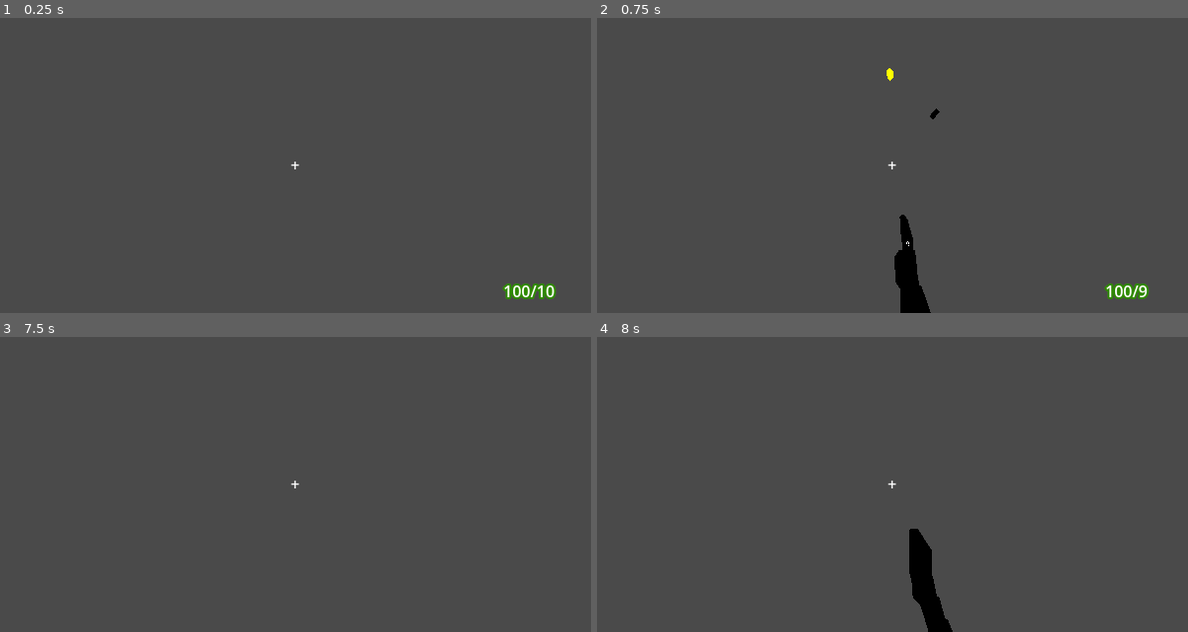
Above: before the commit, frames 1-4 (two rows, left to right).
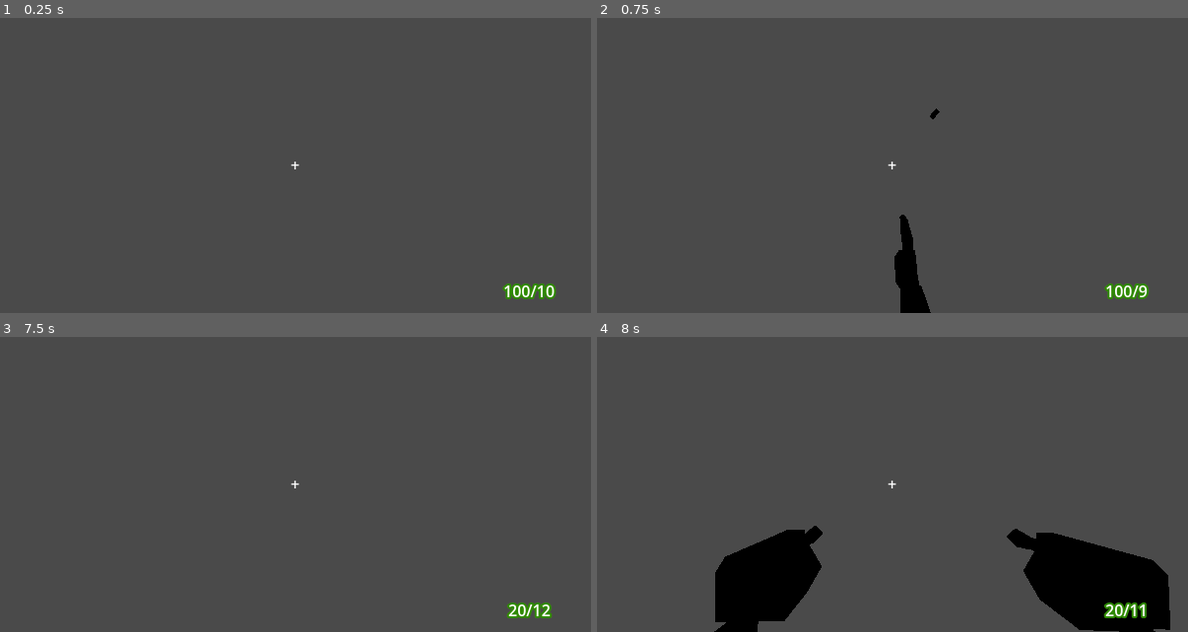
Above: after the commit, the same moments.

Repository: TheoLomeuBraga/kill-the-tower-boss
Game: Godot game, scene res://player/player.tscn
Two runs of this game, one before a commit and one after it. Both use one fixed random seed, a clock stepped at 60 frames per second and the inputs below. The project has no main scene, so this scene is started directly.
Inputs (mouse positions are in pixels of both pictures, inside the frame that each line leads up to):
- Up to frame 1 (0.25 s): no input
- Up to frame 2 (0.75 s): move the mouse to (1022, 150) at 0.52 s; press the mouse at (1022, 150) at 0.53 s; hold D (right) from 0.53 s (still down)
- Up to frame 3 (7.5 s): tap Space (jump) at 0.77, 1.52, 3.02, 3.77, 4.52, 6.02, 6.77 s; move the mouse to (265, 484) at 1.27 s; release D (right) at 1.28 s; release the mouse at (265, 484) at 1.28 s; hold S (back) 1.28-2.03 s; tap W (foward) at 1.35 s; click (265, 484) at 1.55 s; move the mouse to (307, 478) at 2.02 s; press the mouse at (307, 478) at 2.03 s; hold D (right) 2.03-3.53 s; tap E (interact) at 2.1 s; move the mouse to (289, 490) at 2.77 s; release the mouse at (289, 490) at 2.78 s; tap Down (look_down) at 2.85 s; click (289, 490) at 3.05 s; move the mouse to (342, 487) at 3.52 s; press the mouse at (342, 487) at 3.53 s; hold A (left) 3.53-5.03 s; tap Left (look_left) at 3.6 s; tap R (reload) at 4.15 s; move the mouse to (248, 481) at 4.27 s; release the mouse at (248, 481) at 4.28 s; tap Right (look_right) at 4.35 s; click (248, 481) at 4.55 s; move the mouse to (301, 484) at 5.02 s; press the mouse at (301, 484) at 5.03 s; hold S (back) 5.03-5.78 s; tap Up (look_up) at 5.1 s; move the mouse to (271, 478) at 5.77 s; release the mouse at (271, 478) at 5.78 s; hold D (right) from 5.78 s (still down); click (271, 478) at 5.85 s; move the mouse to (325, 484) at 6.52 s; press the mouse at (325, 484) at 6.53 s; tap 1 (wepon_1) at 6.6 s; move the mouse to (265, 484) at 7.27 s; release the mouse at (265, 484) at 7.28 s; tap 2 (wepon_2) at 7.35 s
- Up to frame 4 (8 s): keep holding D (right); tap Space (jump) at 7.52 s; click (862, 484) at 7.55 s

Frame 1 is identical in both runs. In frame 2, less than 0.1% of the frame differs, in the area x 49-53%, y 17-78%; in frame 3, 0.4%; in frame 4, 12%, in the area x 19-97%, y 64-100%.

Commit message:
bug fixes and add shotgun model

Diff:
--- /dev/null
+++ b/levels/test/light_test/light_test.tscn
@@ -0,0 +1,65 @@
+[gd_scene format=3 uid="uid://xvi58scs1mig"]
+
+[ext_resource type="PackedScene" uid="uid://inpkag02fk75" path="res://levels/test/light_test/light_test.glb" id="1_bukon"]
+[ext_resource type="PackedScene" uid="uid://cmovbyta1eiev" path="res://player/player.tscn" id="2_khby8"]
+[ext_resource type="LightmapGIData" uid="uid://v2mxrdhprrs" path="res://levels/test/light_test/light_test.lmbake" id="3_gvt53"]
+[ext_resource type="ArrayOccluder3D" uid="uid://ccg1e2vwxcs8g" path="res://levels/test/light_test/light_test.occ" id="4_53cji"]
+[ext_resource type="Texture2D" uid="uid://c4riej7fk07yb" path="res://icon.svg" id="5_ssg7o"]
+
+[sub_resource type="CameraAttributesPractical" id="CameraAttributesPractical_53cji"]
+
+[sub_resource type="ProceduralSkyMaterial" id="ProceduralSkyMaterial_khby8"]
+ground_energy_multiplier = 0.2
+
+[sub_resource type="Sky" id="Sky_gvt53"]
+sky_material = SubResource("ProceduralSkyMaterial_khby8")
+
+[sub_resource type="Environment" id="Environment_53cji"]
+background_mode = 2
+sky = SubResource("Sky_gvt53")
+
+[node name="light_test" unique_id=1477551872 instance=ExtResource("1_bukon")]
+
+[node name="Cube-col" parent="." index="0" unique_id=762072844]
+cast_shadow = 2
+
+[node name="Sun" parent="." index="1" unique_id=1280448586]
+light_energy = 1.0
+light_bake_mode = 1
+shadow_enabled = true
+
+[node name="Point" parent="." index="2" unique_id=1060283614]
+light_energy = 1.0
+light_bake_mode = 1
+
+[node name="Point_001" parent="." index="3" unique_id=128378864]
+light_energy = 1.0
+light_bake_mode = 1
+shadow_enabled = true
+
+[node name="Point_002" parent="." index="4" unique_id=280392421]
+light_energy = 1.0
+light_bake_mode = 1
+shadow_enabled = true
+
+[node name="Player" parent="." index="5" unique_id=696039800 instance=ExtResource("2_khby8")]
+transform = Transform3D(1, 0, 0, 0, 1, 0, 0, 0, 1, 0, 2, 0)
+
+[node name="LightmapGI" type="LightmapGI" parent="." index="6" unique_id=609325395]
+camera_attributes = SubResource("CameraAttributesPractical_53cji")
+light_data = ExtResource("3_gvt53")
+
+[node name="WorldEnvironment" type="WorldEnvironment" parent="." index="7" unique_id=111792794]
+environment = SubResource("Environment_53cji")
+
+[node name="OccluderInstance3D" type="OccluderInstance3D" parent="." index="8" unique_id=29576085]
+occluder = ExtResource("4_53cji")
+
+[node name="Cube" parent="." index="9" unique_id=894942605]
+cast_shadow = 2
+
+[node name="SpotLight3D" type="SpotLight3D" parent="." index="10" unique_id=1406471891]
+transform = Transform3D(-4.371139e-08, 0, -1, 0, 1, 0, 1, 0, -4.371139e-08, 2, 2, -1)
+light_projector = ExtResource("5_ssg7o")
+shadow_enabled = true
+spot_angle = 20.0
--- a/player/gun_control.gd
+++ b/player/gun_control.gd
@@ -69,6 +69,8 @@
 
 	is_reloading = false
 
+	player_model.gun.abort_shot()
+
 	if ammon_inventory[current_gun.ammon_type] >= current_gun.ammon_capacity:
 		ammon_inventory[current_gun.ammon_type] -= current_gun.ammon_capacity - get_ammon_on_mag(current_gun)
 		set_ammon_on_mag(current_gun,current_gun.ammon_capacity)
@@ -157,7 +159,7 @@
 			projectile.data = inventory[current_gun_id].projectile_info
 			projectile.start()
 
-		player_model.gun.shot = true
+	player_model.gun.shot = true
 
 
 var camera_rots_last_frame : Vector3
@@ -184,8 +186,11 @@
 	can_reload = can_reload and get_ammon_on_mag(current_gun) < current_gun.ammon_capacity
 	can_reload = can_reload and ammon_inventory[current_gun.ammon_type] > 0
 
+
+
 	if not can_reload:
 		return
+
 
 	reload_audio_player.play()
 	player_model.reload()
@@ -224,7 +229,10 @@
 	else:
 		has_ammon = ammon_inventory[current_gun.ammon_type] >= current_gun.ammon_consumption
 
-	if not has_ammon or current_gun.is_automatic and Input.is_action_just_released("shot"):
+	#if  not has_ammon or current_gun.is_automatic and Input.is_action_just_released("shot") or is_reloading:
+	#	player_model.gun.shot = false
+
+	if (current_gun.is_automatic and (not input_shot or not has_ammon)):
 		player_model.gun.shot = false
 
 	if input_shot and can_shot and has_ammon:
@@ -239,6 +247,9 @@
 
 
 
+
+
+
 	if input_shot and can_shot and not has_ammon:
 		reload()
 
--- a/player/guns/akimbo_granade_launcers/granade_launcers_akimbo.tscn
+++ b/player/guns/akimbo_granade_launcers/granade_launcers_akimbo.tscn
@@ -2,8 +2,57 @@
 
 [ext_resource type="PackedScene" uid="uid://bnb75l7l4frap" path="res://player/guns/akimbo_granade_launcers/granade_launcers_akimbo.glb" id="1_pg16n"]
 [ext_resource type="Script" uid="uid://uyx3n3xxv01s" path="res://player/guns/gun_model.gd" id="2_tv3rg"]
-[ext_resource type="AnimationNodeBlendTree" uid="uid://bcrpnapjoti11" path="res://player/guns/gun_animation_tree/gun_blend_tree.tres" id="3_7bo66"]
 [ext_resource type="Script" uid="uid://ckec3yq1gbw7l" path="res://player/guns/gun_animation_tree/guns_animation_tree.gd" id="3_u4jqj"]
+
+[sub_resource type="AnimationNodeAdd2" id="AnimationNodeAdd2_70rjn"]
+
+[sub_resource type="AnimationNodeAnimation" id="AnimationNodeAnimation_dg4nr"]
+animation = &"shot"
+
+[sub_resource type="AnimationNodeAnimation" id="AnimationNodeAnimation_5i0yt"]
+animation = &"shot_2"
+
+[sub_resource type="AnimationNodeAnimation" id="AnimationNodeAnimation_8dn23"]
+animation = &"none"
+
+[sub_resource type="AnimationNodeAnimation" id="AnimationNodeAnimation_y2n1q"]
+animation = &"none"
+
+[sub_resource type="AnimationNodeOneShot" id="AnimationNodeOneShot_8g1my"]
+fadein_time = 0.1
+fadeout_time = 0.1
+
+[sub_resource type="AnimationNodeAnimation" id="AnimationNodeAnimation_md8bu"]
+animation = &"reload"
+
+[sub_resource type="AnimationNodeOneShot" id="AnimationNodeOneShot_4m1l7"]
+fadein_time = 0.1
+fadeout_time = 0.1
+
+[sub_resource type="AnimationNodeOneShot" id="AnimationNodeOneShot_2kqyo"]
+fadein_time = 0.1
+fadeout_time = 0.1
+
+[sub_resource type="AnimationNodeBlendTree" id="AnimationNodeBlendTree_ogtrn"]
+nodes/idle/node = SubResource("AnimationNodeAnimation_8dn23")
+nodes/idle/position = Vector2(-1240, 100)
+nodes/shot_1/node = SubResource("AnimationNodeOneShot_4m1l7")
+nodes/shot_1/position = Vector2(-920, 200)
+nodes/animation_shot_1/node = SubResource("AnimationNodeAnimation_dg4nr")
+nodes/animation_shot_1/position = Vector2(-1320, 360)
+nodes/Add2/node = SubResource("AnimationNodeAdd2_70rjn")
+nodes/Add2/position = Vector2(-380, 140)
+nodes/idle_2/node = SubResource("AnimationNodeAnimation_y2n1q")
+nodes/idle_2/position = Vector2(-1320, 560)
+nodes/shot_2/node = SubResource("AnimationNodeOneShot_2kqyo")
+nodes/shot_2/position = Vector2(-920, 540)
+nodes/animation_shot_2/node = SubResource("AnimationNodeAnimation_5i0yt")
+nodes/animation_shot_2/position = Vector2(-1260, 760)
+nodes/reload/node = SubResource("AnimationNodeAnimation_md8bu")
+nodes/reload/position = Vector2(-200, 340)
+nodes/play_reload/node = SubResource("AnimationNodeOneShot_8g1my")
+nodes/play_reload/position = Vector2(40, 180)
+node_connections = [&"output", 0, &"play_reload", &"shot_1", 0, &"idle", &"shot_1", 1, &"animation_shot_1", &"Add2", 0, &"shot_1", &"Add2", 1, &"shot_2", &"shot_2", 0, &"idle_2", &"shot_2", 1, &"animation_shot_2", &"play_reload", 0, &"Add2", &"play_reload", 1, &"reload"]
 
 [node name="granade_launcers_akimbo" unique_id=327965719 node_paths=PackedStringArray("gun", "muzles", "arm_l", "pole_l", "hand_l", "arm_r", "pole_r", "hand_r", "gun_animation_tree") instance=ExtResource("1_pg16n")]
 script = ExtResource("2_tv3rg")
@@ -18,43 +67,44 @@
 gun_animation_tree = NodePath("GunsAnimationTree")
 is_akimbo = true
 
-[node name="Skeleton3D" parent="Armature" parent_id_path=PackedInt32Array(2083992733) index="0" unique_id=332869154]
-bones/0/position = Vector3(-0.41842175, -0.028514788, -0.07547617)
-bones/0/rotation = Quaternion(0.7071068, -6.43441e-07, -6.43441e-07, 0.7071068)
+[node name="Skeleton3D" parent="Armature" parent_id_path=PackedInt32Array(597457417) index="0" unique_id=352069182]
+bones/0/position = Vector3(-0.41842175, -0.028514786, -0.07660336)
+bones/0/rotation = Quaternion(0.70796907, 7.816464e-05, 0.0006628291, 0.70624316)
+bones/1/rotation = Quaternion(6.4049455e-10, 0.24012047, -3.627575e-10, 0.9707432)
 bones/2/position = Vector3(0.41842175, -0.028514788, -0.07547617)
-bones/2/rotation = Quaternion(0.7071068, -8.120285e-07, -8.120285e-07, 0.7071068)
+bones/2/rotation = Quaternion(0.7071068, -8.120284e-07, -8.120284e-07, 0.7071068)
 
-[node name="cilinder_r" parent="Armature/Skeleton3D" index="0" unique_id=753778420]
-transform = Transform3D(1, 0, -3.1868644e-06, -3.1868644e-06, 0, -1, 0, 1, 0, -0.41842175, 0.028514788, 0.017202497)
+[node name="cilinder_r" parent="Armature/Skeleton3D" index="0" unique_id=1324811062]
+transform = Transform3D(0.88419455, -0.0008255597, 0.46711808, 0.46711507, -0.0024412882, -0.8841932, 0.0018703389, 0.9999967, -0.0017729707, -0.41855818, 0.028288333, 0.016214177)
 
-[node name="Cylinder" parent="Armature/Skeleton3D/cilinder_r" index="0" unique_id=1025783081]
+[node name="Cylinder" parent="Armature/Skeleton3D/cilinder_r" index="0" unique_id=866174810]
 cast_shadow = 0
 
-[node name="gun_r" parent="Armature/Skeleton3D" index="1" unique_id=1752738562]
-transform = Transform3D(1, 0, -1.819926e-06, -1.819926e-06, 0, -1, 0, 1, 0, -0.41842175, -0.028514788, -0.07547617)
+[node name="gun_r" parent="Armature/Skeleton3D" index="1" unique_id=1207625852]
+transform = Transform3D(0.9999991, -0.0008255607, 0.0010489314, 0.0010469133, -0.002441287, -0.9999965, 0.0008281185, 0.9999967, -0.0024404526, -0.41842175, -0.028514786, -0.07660336)
 
-[node name="Cube" parent="Armature/Skeleton3D/gun_r" index="0" unique_id=818781872]
+[node name="Cube" parent="Armature/Skeleton3D/gun_r" index="0" unique_id=992916827]
 cast_shadow = 0
 
-[node name="cilinder_l" parent="Armature/Skeleton3D" index="2" unique_id=948679894]
+[node name="cilinder_l" parent="Armature/Skeleton3D" index="2" unique_id=391305295]
 transform = Transform3D(1, 0, 1.7563527e-06, 1.7563527e-06, 0, -1, 0, 1, 0, 0.41842175, 0.028514788, 0.017202497)
 
-[node name="Cylinder_001" parent="Armature/Skeleton3D/cilinder_l" index="0" unique_id=827810438]
+[node name="Cylinder_001" parent="Armature/Skeleton3D/cilinder_l" index="0" unique_id=137614480]
 cast_shadow = 0
 
-[node name="gun_l" parent="Armature/Skeleton3D" index="3" unique_id=616160378]
+[node name="gun_l" parent="Armature/Skeleton3D" index="3" unique_id=795890067]
 transform = Transform3D(1, 0, -2.2967631e-06, -2.2967631e-06, 0, -1, 0, 1, 0, 0.41842175, -0.028514788, -0.07547617)
 
-[node name="Cube_001" parent="Armature/Skeleton3D/gun_l" index="0" unique_id=2120772058]
+[node name="Cube_001" parent="Armature/Skeleton3D/gun_l" index="0" unique_id=1636763598]
 cast_shadow = 0
 
-[node name="AnimationPlayer" parent="." index="5" unique_id=1117167848]
+[node name="AnimationPlayer" parent="." index="5" unique_id=173435725]
 speed_scale = 1.2
 
 [node name="GunsAnimationTree" type="AnimationTree" parent="." index="6" unique_id=1886275062]
-tree_root = ExtResource("3_7bo66")
+tree_root = SubResource("AnimationNodeBlendTree_ogtrn")
 anim_player = NodePath("../AnimationPlayer")
-parameters/shot_1/active = false
+parameters/shot_1/active = true
 parameters/shot_1/internal_active = false
 parameters/shot_1/request = 0
 parameters/Add2/add_amount = 1.0
--- a/player/guns/gun_animation_tree/gun_blend_tree.tres
+++ b/player/guns/gun_animation_tree/gun_blend_tree.tres
@@ -30,7 +30,6 @@
 fadeout_time = 0.1
 
 [resource]
-graph_offset = Vector2(-827.1712, 76.69975)
 nodes/idle/node = SubResource("AnimationNodeAnimation_8dn23")
 nodes/idle/position = Vector2(-1240, 100)
 nodes/shot_1/node = SubResource("AnimationNodeOneShot_4m1l7")
--- a/player/guns/gun_animation_tree/guns_animation_tree.gd
+++ b/player/guns/gun_animation_tree/guns_animation_tree.gd
@@ -1,3 +1,4 @@
+@tool
 extends AnimationTree
 class_name GunsAnimationTree
 
@@ -17,6 +18,10 @@
 func shot_2() -> void:
 	set("parameters/shot_2/request",AnimationNodeOneShot.ONE_SHOT_REQUEST_FIRE)
 
+func abort_shot() -> void:
+	set("parameters/shot_1/request",AnimationNodeOneShot.ONE_SHOT_REQUEST_ABORT)
+	set("parameters/shot_2/request",AnimationNodeOneShot.ONE_SHOT_REQUEST_ABORT)
+
 func stop_shot() -> void:
 	set("parameters/shot_1/request",AnimationNodeOneShot.ONE_SHOT_REQUEST_FADE_OUT)
 	set("parameters/shot_2/request",AnimationNodeOneShot.ONE_SHOT_REQUEST_FADE_OUT)
--- a/player/guns/gun_model.gd
+++ b/player/guns/gun_model.gd
@@ -44,6 +44,10 @@
 			[gun_animation_tree.shot,gun_animation_tree.shot_2][shot_animation_id].call()
 	else:
 		gun_animation_tree.shot()
+
+func abort_shot() -> void:
+	gun_animation_tree.abort_shot()
+
 
 @export var shot : bool :
 	set(value):
--- a/player/guns/pistol/pistol.tscn
+++ b/player/guns/pistol/pistol.tscn
@@ -23,7 +23,7 @@
 radial_segments = 4
 rings = 0
 
-[node name="pistol" unique_id=1010539335 node_paths=PackedStringArray("gun", "muzles", "arm_l", "pole_l", "hand_l", "arm_r", "pole_r", "hand_r", "gun_animation_tree", "case_ejectors", "labels") instance=ExtResource("1_6becj")]
+[node name="pistol" unique_id=1010539335 node_paths=PackedStringArray("gun", "muzles", "arm_l", "pole_l", "hand_l", "arm_r", "pole_r", "hand_r", "gun_animation_tree", "case_ejectors") instance=ExtResource("1_6becj")]
 script = ExtResource("2_xco6c")
 gun = NodePath("Armature/Skeleton3D")
 muzles = [NodePath("Armature/Skeleton3D/Bone/Cube/muzle")]
@@ -35,7 +35,6 @@
 hand_r = NodePath("Armature/Skeleton3D/Bone/hand_r")
 gun_animation_tree = NodePath("GunsAnimationTree")
 case_ejectors = [NodePath("Armature/Skeleton3D/Bone_001/GPUParticles3D")]
-labels = [NodePath("Armature/Skeleton3D/Bone_001/Cube_001/Label3D")]
 display_text = "22"
 
 [node name="Skeleton3D" parent="Armature" parent_id_path=PackedInt32Array(1113298282) index="0" unique_id=750741924]
@@ -47,12 +46,6 @@
 
 [node name="Cube_001" parent="Armature/Skeleton3D/Bone_001" index="0" unique_id=1780161498]
 cast_shadow = 0
-
-[node name="Label3D" type="Label3D" parent="Armature/Skeleton3D/Bone_001/Cube_001" index="0" unique_id=1241511390]
-transform = Transform3D(-1, -2.6117693e-13, -8.742278e-08, -5.2200075e-09, 0.99821556, 0.05970695, 8.726676e-08, 0.05970695, -0.99821556, -1.2398048e-14, 0.08794971, -0.014123712)
-pixel_size = 0.0005
-texture_filter = 0
-text = "22"
 
 [node name="GPUParticles3D" type="GPUParticles3D" parent="Armature/Skeleton3D/Bone_001" index="1" unique_id=1415065494]
 transform = Transform3D(1, 4.2351647e-22, -1.4210855e-14, 2.3716923e-20, 0.9999997, 1.4210855e-14, 7.1054274e-14, -1.4210855e-14, 0.9999997, 8.881784e-16, 0.023, -0.010000005)
--- /dev/null
+++ b/player/guns/shotgun/shotgun.tscn
@@ -0,0 +1,112 @@
+[gd_scene format=3 uid="uid://doeh3jwlr13lx"]
+
+[ext_resource type="PackedScene" uid="uid://cqn0ohvcil6c" path="res://player/guns/shotgun/shotgun.glb" id="1_fcbnd"]
+[ext_resource type="Script" uid="uid://uyx3n3xxv01s" path="res://player/guns/gun_model.gd" id="2_dv8k5"]
+[ext_resource type="Script" uid="uid://ckec3yq1gbw7l" path="res://player/guns/gun_animation_tree/guns_animation_tree.gd" id="3_tbi17"]
+
+[sub_resource type="AnimationNodeAdd2" id="AnimationNodeAdd2_70rjn"]
+
+[sub_resource type="AnimationNodeAnimation" id="AnimationNodeAnimation_dg4nr"]
+animation = &"shot"
+
+[sub_resource type="AnimationNodeAnimation" id="AnimationNodeAnimation_5i0yt"]
+animation = &"shot_2"
+
+[sub_resource type="AnimationNodeAnimation" id="AnimationNodeAnimation_8dn23"]
+animation = &"none"
+
+[sub_resource type="AnimationNodeAnimation" id="AnimationNodeAnimation_y2n1q"]
+animation = &"none"
+
+[sub_resource type="AnimationNodeOneShot" id="AnimationNodeOneShot_8g1my"]
+fadein_time = 0.1
+fadeout_time = 0.1
+
+[sub_resource type="AnimationNodeAnimation" id="AnimationNodeAnimation_md8bu"]
+animation = &"reload"
+
+[sub_resource type="AnimationNodeOneShot" id="AnimationNodeOneShot_4m1l7"]
+fadein_time = 0.1
+fadeout_time = 0.1
+
+[sub_resource type="AnimationNodeOneShot" id="AnimationNodeOneShot_2kqyo"]
+fadein_time = 0.1
+fadeout_time = 0.1
+
+[sub_resource type="AnimationNodeBlendTree" id="AnimationNodeBlendTree_tbi17"]
+graph_offset = Vector2(-955.09344, 45.08098)
+nodes/idle/node = SubResource("AnimationNodeAnimation_8dn23")
+nodes/idle/position = Vector2(-1240, 100)
+nodes/shot_1/node = SubResource("AnimationNodeOneShot_4m1l7")
+nodes/shot_1/position = Vector2(-920, 200)
+nodes/animation_shot_1/node = SubResource("AnimationNodeAnimation_dg4nr")
+nodes/animation_shot_1/position = Vector2(-1320, 360)
+nodes/Add2/node = SubResource("AnimationNodeAdd2_70rjn")
+nodes/Add2/position = Vector2(-380, 140)
+nodes/idle_2/node = SubResource("AnimationNodeAnimation_y2n1q")
+nodes/idle_2/position = Vector2(-1320, 560)
+nodes/shot_2/node = SubResource("AnimationNodeOneShot_2kqyo")
+nodes/shot_2/position = Vector2(-920, 540)
+nodes/animation_shot_2/node = SubResource("AnimationNodeAnimation_5i0yt")
+nodes/animation_shot_2/position = Vector2(-1260, 760)
+nodes/reload/node = SubResource("AnimationNodeAnimation_md8bu")
+nodes/reload/position = Vector2(-200, 340)
+nodes/play_reload/node = SubResource("AnimationNodeOneShot_8g1my")
+nodes/play_reload/position = Vector2(40, 180)
+node_connections = [&"output", 0, &"play_reload", &"shot_1", 0, &"idle", &"shot_1", 1, &"animation_shot_1", &"Add2", 0, &"shot_1", &"Add2", 1, &"shot_2", &"shot_2", 0, &"idle_2", &"shot_2", 1, &"animation_shot_2", &"play_reload", 0, &"Add2", &"play_reload", 1, &"reload"]
+
+[node name="shotgun" unique_id=943880426 node_paths=PackedStringArray("gun", "muzles", "arm_l", "pole_l", "hand_l", "arm_r", "pole_r", "hand_r", "gun_animation_tree") instance=ExtResource("1_fcbnd")]
+script = ExtResource("2_dv8k5")
+gun = NodePath("Armature/Skeleton3D")
+muzles = [NodePath("Armature/Skeleton3D/Bone/muzle_l"), NodePath("Armature/Skeleton3D/Bone/muzle_r")]
+arm_l = NodePath("arm_l")
+pole_l = NodePath("pole_l")
+hand_l = NodePath("Armature/Skeleton3D/Bone_001/hand_l")
+arm_r = NodePath("arm_r")
+pole_r = NodePath("pole_r")
+hand_r = NodePath("Armature/Skeleton3D/Bone/hand_r")
+gun_animation_tree = NodePath("GunsAnimationTree")
+
+[node name="Skeleton3D" parent="Armature" parent_id_path=PackedInt32Array(1045185307) index="0" unique_id=705818420]
+bones/0/rotation = Quaternion(0.7071068, -8.9632215e-07, -8.9632215e-07, 0.7071068)
+bones/1/position = Vector3(1.6307048e-08, 0.3, 7.648827e-10)
+
+[node name="Bone_001" parent="Armature/Skeleton3D" index="0" unique_id=1119037456]
+transform = Transform3D(-3.5763472e-07, 0.9999999, 9.094947e-13, -2.7100268e-06, 0, -1, -0.9999999, -3.5762784e-07, 2.710027e-06, -0.24999999, -0.109644085, 0.21999085)
+
+[node name="Cube_002" parent="Armature/Skeleton3D/Bone_001" index="0" unique_id=1809182060]
+cast_shadow = 0
+
+[node name="Bone" parent="Armature/Skeleton3D" index="1" unique_id=1463409397]
+transform = Transform3D(1, 0, -2.5351817e-06, -2.5351817e-06, 0, -1, 0, 1, 0, -0.25, -0.109644085, -0.08000916)
+
+[node name="Cube" parent="Armature/Skeleton3D/Bone" index="0" unique_id=561083512]
+cast_shadow = 0
+
+[node name="Cube_001" parent="Armature/Skeleton3D/Bone" index="1" unique_id=1101760352]
+cast_shadow = 0
+
+[node name="Cube_003" parent="Armature/Skeleton3D/Bone" index="2" unique_id=2119392461]
+cast_shadow = 0
+
+[node name="Cylinder" parent="Armature/Skeleton3D/Bone" index="3" unique_id=1269954421]
+cast_shadow = 0
+
+[node name="Cylinder_001" parent="Armature/Skeleton3D/Bone" index="4" unique_id=1744141482]
+cast_shadow = 0
+
+[node name="GunsAnimationTree" type="AnimationTree" parent="." index="6" unique_id=628239992]
+tree_root = SubResource("AnimationNodeBlendTree_tbi17")
+anim_player = NodePath("../AnimationPlayer")
+parameters/shot_1/active = false
+parameters/shot_1/internal_active = false
+parameters/shot_1/request = 0
+parameters/Add2/add_amount = 1.0
+parameters/shot_2/active = false
+parameters/shot_2/internal_active = false
+parameters/shot_2/request = 0
+parameters/play_reload/active = false
+parameters/play_reload/internal_active = false
+parameters/play_reload/request = 0
+script = ExtResource("3_tbi17")
+metadata/_custom_type_script = "uid://ckec3yq1gbw7l"
--- a/player/player.tscn
+++ b/player/player.tscn
@@ -7,6 +7,7 @@
 [ext_resource type="PackedScene" uid="uid://crso5fe0i24ix" path="res://player/projectiles/generic_bullet.tscn" id="4_2ieo8"]
 [ext_resource type="PackedScene" uid="uid://1uip5jk8ugjy" path="res://player/guns/pistol/pistol.tscn" id="4_32hag"]
 [ext_resource type="Script" uid="uid://dsfbwvui8fvt4" path="res://scripts/projectile_info.gd" id="4_qjkh3"]
+[ext_resource type="PackedScene" uid="uid://doeh3jwlr13lx" path="res://player/guns/shotgun/shotgun.tscn" id="4_tqiix"]
 [ext_resource type="AudioStream" uid="uid://dlgp237s5uome" path="res://sfx/reload_place_holder.wav" id="5_hg6s5"]
 [ext_resource type="PackedScene" uid="uid://ba1mcyj3x0ipw" path="res://vfx/particles/generic_muzle_flash.tscn" id="5_rgyib"]
 [ext_resource type="Script" uid="uid://u7trxdlheisb" path="res://scripts/stats.gd" id="6_g6k8r"]
@@ -27,10 +28,8 @@
 [sub_resource type="Resource" id="Resource_boad6"]
 script = ExtResource("4_qjkh3")
 damage = 10
-speed = 20.0
-model = ExtResource("4_2ieo8")
+model = ExtResource("14_e7oew")
 collision_shape = SubResource("SphereShape3D_yllr7")
-ricochet = 1
 metadata/_custom_type_script = "uid://dsfbwvui8fvt4"
 
 [sub_resource type="Resource" id="Resource_rgyib"]
@@ -43,12 +42,6 @@
 projectile_info = SubResource("Resource_boad6")
 spawn_effect = ExtResource("5_rgyib")
 ammon_type = 1
-metadata/_custom_type_script = "uid://5ihhl4vr45q5"
-
-[sub_resource type="Resource" id="Resource_hg6s5"]
-script = ExtResource("3_qjkh3")
-model = ExtResource("9_tqiix")
-special_type = 1
 metadata/_custom_type_script = "uid://5ihhl4vr45q5"
 
 [sub_resource type="SphereShape3D" id="SphereShape3D_kb6p2"]
@@ -103,6 +96,25 @@
 ammon_type = 1
 metadata/_custom_type_script = "uid://5ihhl4vr45q5"
 
+[sub_resource type="Resource" id="Resource_65viv"]
+script = ExtResource("3_qjkh3")
+model = ExtResource("4_tqiix")
+ammon_capacity = 2
+reload_audio = ExtResource("5_hg6s5")
+bullets_per_shot = 10
+fire_rate = 0.1
+spread = 0.1
+projectile_info = SubResource("Resource_boad6")
+spawn_effect = ExtResource("5_rgyib")
+ammon_type = 3
+metadata/_custom_type_script = "uid://5ihhl4vr45q5"
+
+[sub_resource type="Resource" id="Resource_hg6s5"]
+script = ExtResource("3_qjkh3")
+model = ExtResource("9_tqiix")
+special_type = 1
+metadata/_custom_type_script = "uid://5ihhl4vr45q5"
+
 [sub_resource type="StandardMaterial3D" id="StandardMaterial3D_qjkh3"]
 albedo_color = Color(0.0885599, 0.0885599, 0.0885599, 1)
 
@@ -137,7 +149,7 @@
 player_movement = NodePath("../../PlayerMovement")
 player_model = NodePath("../PlayerModel")
 camera = NodePath("..")
-inventory = Array[ExtResource("3_qjkh3")]([SubResource("Resource_rgyib"), SubResource("Resource_hg6s5"), SubResource("Resource_2ieo8"), SubResource("Resource_c35mf")])
+inventory = Array[ExtResource("3_qjkh3")]([SubResource("Resource_rgyib"), SubResource("Resource_2ieo8"), SubResource("Resource_c35mf"), SubResource("Resource_65viv"), SubResource("Resource_hg6s5")])
 target_raycast = NodePath("../RayCast3D")
 ammon_display = NodePath("../../HUD/ammon_display")
 
--- a/player/player_model/player_model.tscn
+++ b/player/player_model/player_model.tscn
@@ -3,13 +3,13 @@
 [ext_resource type="PackedScene" uid="uid://c0r50bboxsx0q" path="res://player/arms/arms.tscn" id="1_15fux"]
 [ext_resource type="Script" uid="uid://bphhxxguvjf8e" path="res://player/player_model/player_model.gd" id="1_r5r3n"]
 [ext_resource type="PackedScene" uid="uid://dqoy4sfpn04u4" path="res://player/guns/gun_animations.tscn" id="2_qfpg1"]
-[ext_resource type="PackedScene" uid="uid://dy2g56k0j5aq4" path="res://player/guns/akimbo_smg/smg.tscn" id="4_qu0w5"]
+[ext_resource type="PackedScene" uid="uid://doeh3jwlr13lx" path="res://player/guns/shotgun/shotgun.tscn" id="4_qu0w5"]
 
 [node name="PlayerModel" type="Node3D" unique_id=83597824 node_paths=PackedStringArray("arms", "gun_animations", "gun")]
 script = ExtResource("1_r5r3n")
 arms = NodePath("arms")
 gun_animations = NodePath("gun_animations")
-gun = NodePath("smg")
+gun = NodePath("shotgun")
 
 [node name="arms" parent="." unique_id=1183301295 instance=ExtResource("1_15fux")]
 
@@ -18,4 +18,8 @@
 walk_speed = 1.4
 drop_wepon_estate = 0.0
 
-[node name="smg" parent="." unique_id=696736820 instance=ExtResource("4_qu0w5")]
+[node name="shotgun" parent="." unique_id=1989141545 instance=ExtResource("4_qu0w5")]
+
+[node name="Camera3D" type="Camera3D" parent="." unique_id=512827651]
+transform = Transform3D(-1, 0, -8.742278e-08, 0, 1, 0, 8.742278e-08, 0, -1, 0, 0, 0)
+fov = 90.0
--- a/project.godot
+++ b/project.godot
@@ -142,3 +142,4 @@
 
 rendering_device/driver.windows="d3d12"
 renderer/rendering_method="mobile"
+occlusion_culling/use_occlusion_culling=true
Not shown, changed: TODO.txt
Binary file added: levels/test/light_test/light_test.exr
Not shown, added: levels/test/light_test/light_test.exr.import
Binary file added: levels/test/light_test/light_test.glb
Not shown, added: levels/test/light_test/light_test.glb.import
Binary file added: levels/test/light_test/light_test.lmbake
Renamed: player/test_level.tscn -> levels/test/test_level.tscn
Binary file changed: player/guns/akimbo_smg/smg.png
Binary file added: player/guns/shotgun/shotgun.glb
Not shown, added: player/guns/shotgun/shotgun.glb.import
Binary file added: player/guns/shotgun/shotgun.png
Not shown, added: player/guns/shotgun/shotgun.png.import
(and 6 more such lines)
